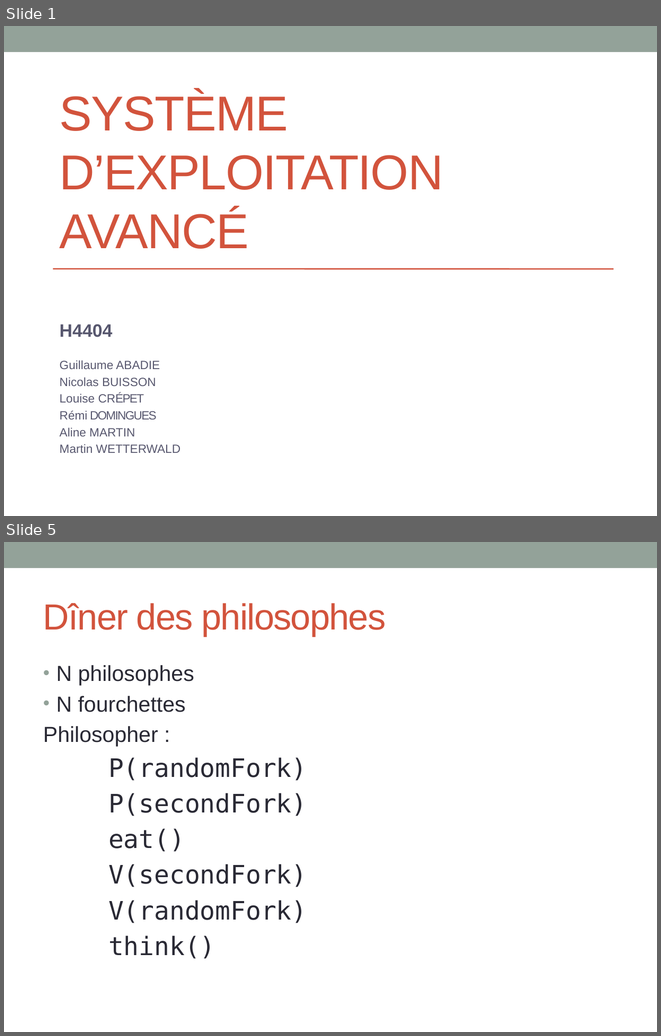
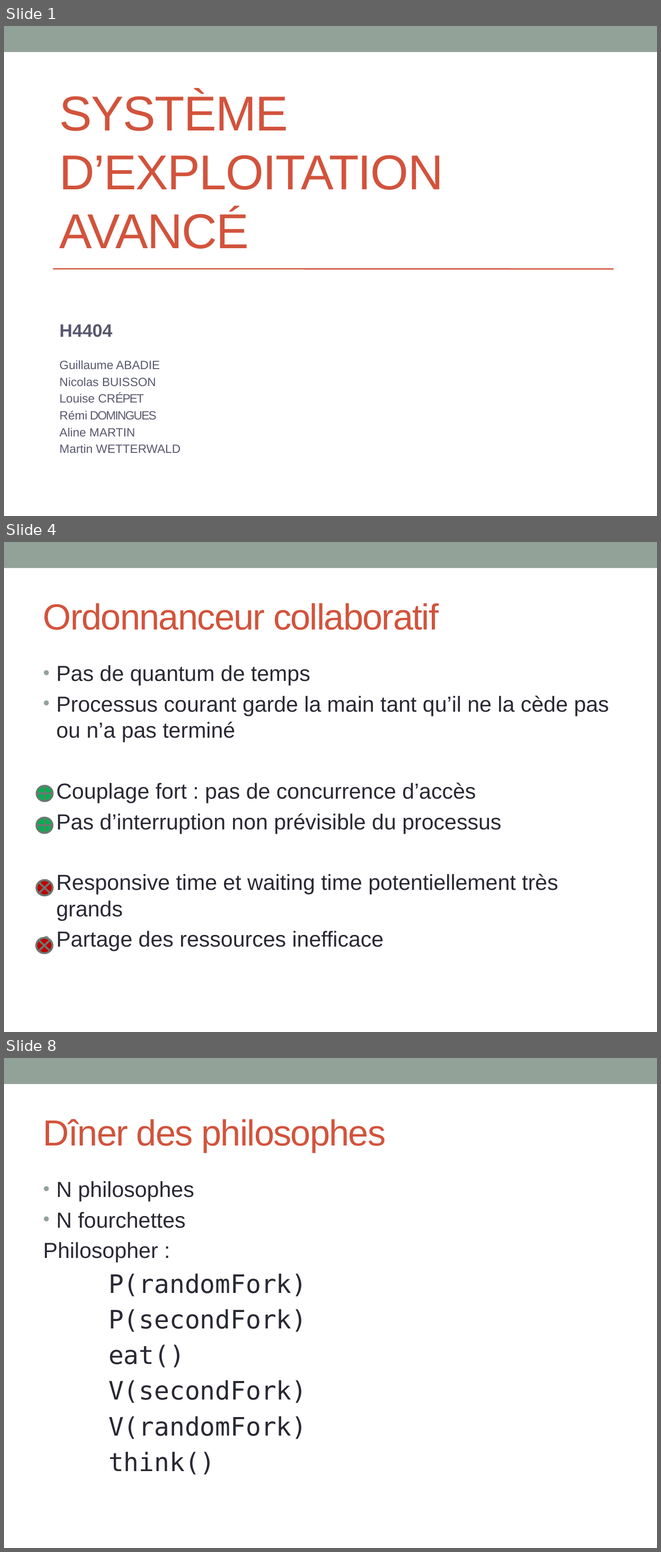
Before and after one commit to INSA-4IF-H4404-2013-2014/RaspiKernel, a slide deck: ppt/presentation.pptx. Shown one above the other, each under a label of ours: slides 1 and 5 before the commit, slides 1, 4 and 8 after it; the slides between them are not shown. The pictures are 661x1036 and 661x1552 pixels, drawn with LibreOffice and Linux fonts; fonts in the diff are those of the drawing. Boxes give left, top, right and bottom in pixels: in the first picture for what was removed or moved away, otherwise in the second. Text is boxed around its words. In the diff, an @@ line names an element or a change of style, - is before the commit and + after.

```diff
--- a/ppt/presentation.pptx
+++ b/ppt/presentation.pptx
@@ slide 4 added at <box>4,542,657,1032</box>, background #FFFFFF; not listed: 1 template element that a slide beside it also shows @@
@@ title added at <box>43,603,439,630</box>, 40 pt, text #D2533C @@
+Ordonnanceur collaboratif
@@ text added at <box>56,665,609,951</box>, 24 pt, text #292934 @@
+• Pas de quantum de temps
+• Processus courant garde la main tant qu’il ne la cède pas ou n’a pas terminé
+• Couplage fort : pas de concurrence d’accès
+• Pas d’interruption non prévisible du processus
+• Responsive time et waiting time potentiellement très grands
+• Partage des ressources inefficace
@@ flow chart or added at <box>37,786,53,801</box>, fill #00B050, outline #6D7871 2.08 pt @@
@@ flow chart or added at <box>37,818,53,833</box>, fill #00B050, outline #6D7871 2.08 pt @@
@@ flow chart summing junction added at <box>37,880,53,896</box>, fill #C00000, outline #6D7871 2.08 pt @@
@@ flow chart summing junction added at <box>36,938,52,953</box>, fill #C00000, outline #6D7871 2.08 pt @@
@@ what was slide 5 is now slide 8 @@
```
Also in this commit, not shown: 3 slides changed, 2 other slides added.
